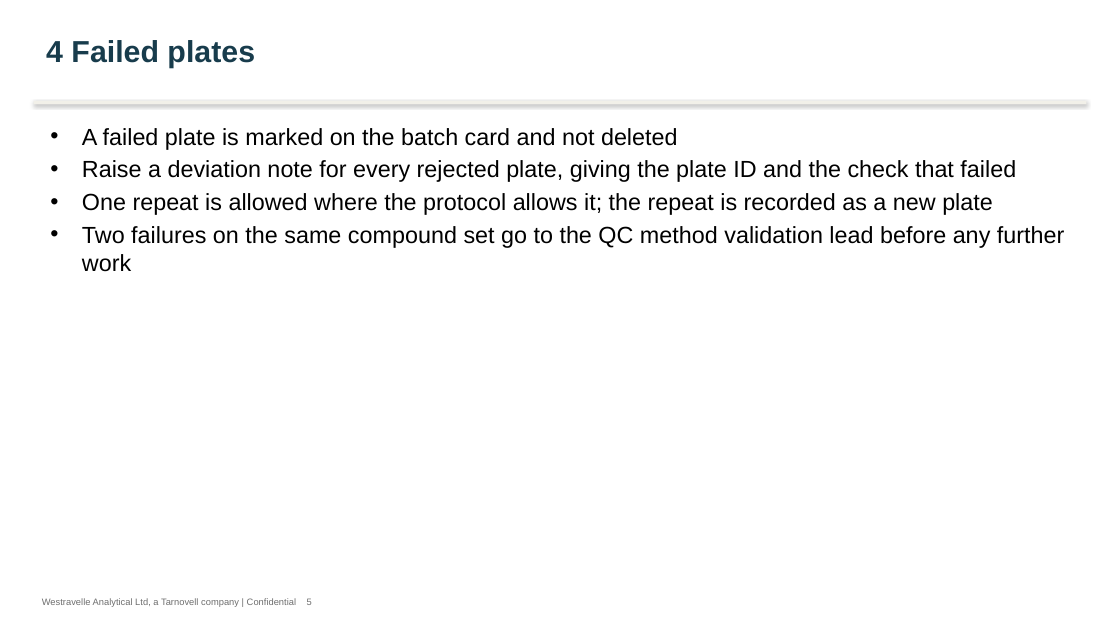
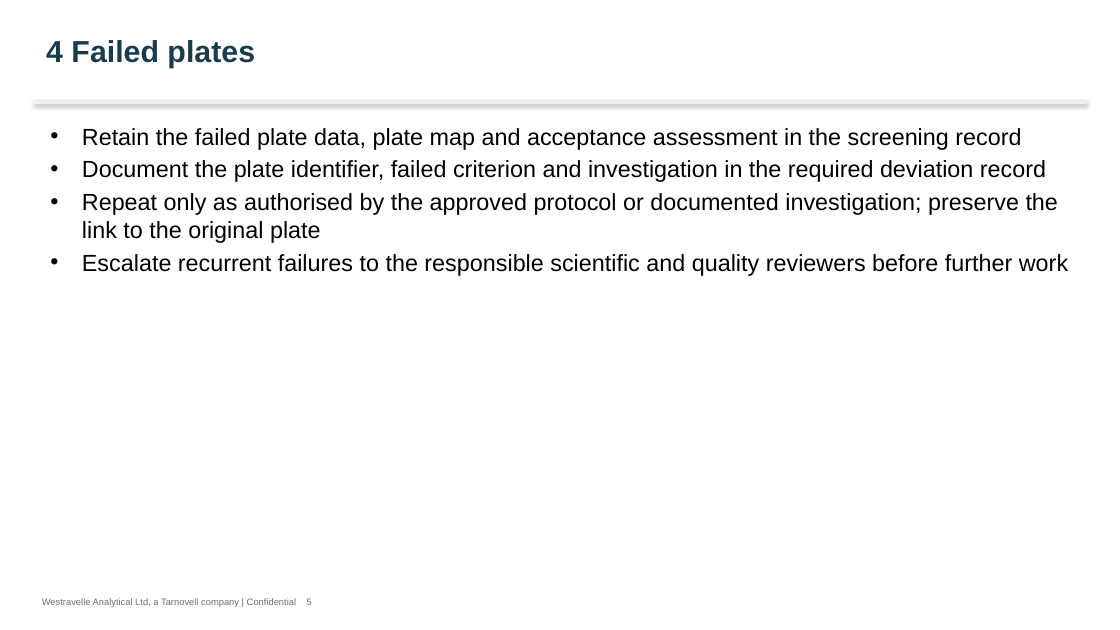
Before and after one commit to 60xAI/portco-mock-dataset, a slide deck: slide 5 of output/archive/WestravelleData/Quality/Training/Reference_Copies/Copy of PLATE_ACCEPTANCE_WA_Rev01.pptx. Drawn at 1120x630 pixels with LibreOffice and Linux fonts; fonts in the diff are those of the drawing. Boxes give left, top, right and bottom in pixels: in the first picture for what was removed or moved away, otherwise in the second. Text is boxed around its words. In the diff, an @@ line names an element or a change of style, - is before the commit and + after.

Commit message:
Stage 8 review fixes: E-023

```diff
--- a/output/archive/WestravelleData/Quality/Training/Reference_Copies/Copy of PLATE_ACCEPTANCE_WA_Rev01.pptx
+++ b/output/archive/WestravelleData/Quality/Training/Reference_Copies/Copy of PLATE_ACCEPTANCE_WA_Rev01.pptx
@@ text at (82, 128, 1068, 276): text changed @@
-• A failed plate is marked on the batch card and not deleted
-• Raise a deviation note for every rejected plate, giving the plate ID and the check that failed
-• One repeat is allowed where the protocol allows it; the repeat is recorded as a new plate
-• Two failures on the same compound set go to the QC method validation lead before any further work
+• Retain the failed plate data, plate map and acceptance assessment in the screening record
+• Document the plate identifier, failed criterion and investigation in the required deviation record
+• Repeat only as authorised by the approved protocol or documented investigation; preserve the link to the original plate
+• Escalate recurrent failures to the responsible scientific and quality reviewers before further work
```
Also in this commit, not shown: 5 other slides changed, 1 other file.
